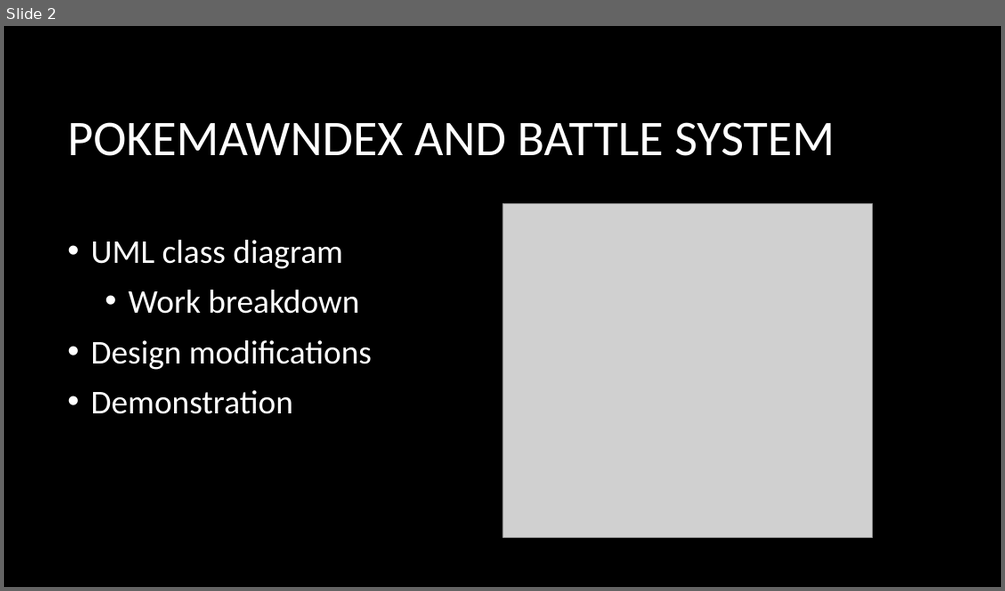
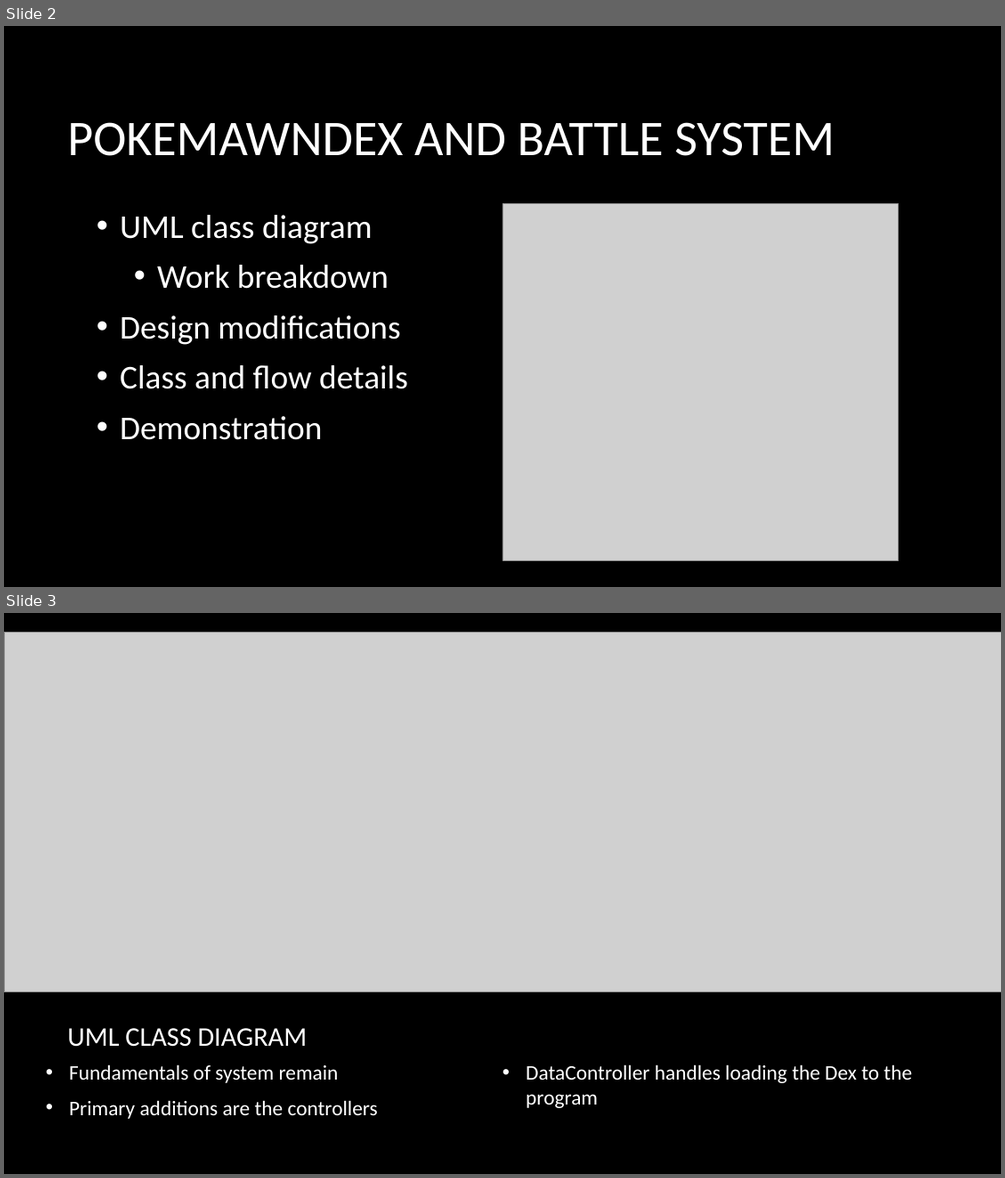
Before and after one commit to Folrig/GAM-53_SystemsFinal, a slide deck: PokemawnFinalPresentation.pptx. Shown one above the other, each under a label of ours: slide 2 before the commit, slides 2 and 3 after it. The pictures are 1005x591 and 1005x1178 pixels, drawn with LibreOffice and Linux fonts; fonts in the diff are those of the drawing; grey boxes stand for pictures; background and template pictures are left out. Boxes give left, top, right and bottom in pixels: in the first picture for what was removed or moved away, otherwise in the second. Text is boxed around its words. In the diff, an @@ line names an element or a change of style, - is before the commit and + after.

Commit message:
PowerPoint slide and updated diagram

```diff
--- a/PokemawnFinalPresentation.pptx
+++ b/PokemawnFinalPresentation.pptx
@@ slide 3 added at (4, 613, 1001, 1174), background picture (left out) @@
@@ picture added at (4, 632, 1001, 992) @@
@@ title added at (67, 1028, 307, 1046), 26 pt, text #FFFFFF @@
+UML CLASS DIAGRAM
@@ text added at (69, 1064, 912, 1119), 20 pt, text #FFFFFF @@
+• Fundamentals of system remain
+• Primary additions are the controllers
+• DataController handles loading the Dex to the program
@@ slide 2 changed as well @@
@@ text "UML class diagram": place and size @@
-text "UML class diagram" at (91, 240, 372, 414)
+text "UML class diagram" at (120, 215, 408, 440)
@@ picture: place and size @@
-picture at (502, 204, 873, 537)
+picture at (502, 204, 899, 561)
@@ text at (120, 365, 408, 389): paragraph added @@
+• Class and flow details
```
Also in this commit, not shown: 1 other slide changed, 2 other files.
